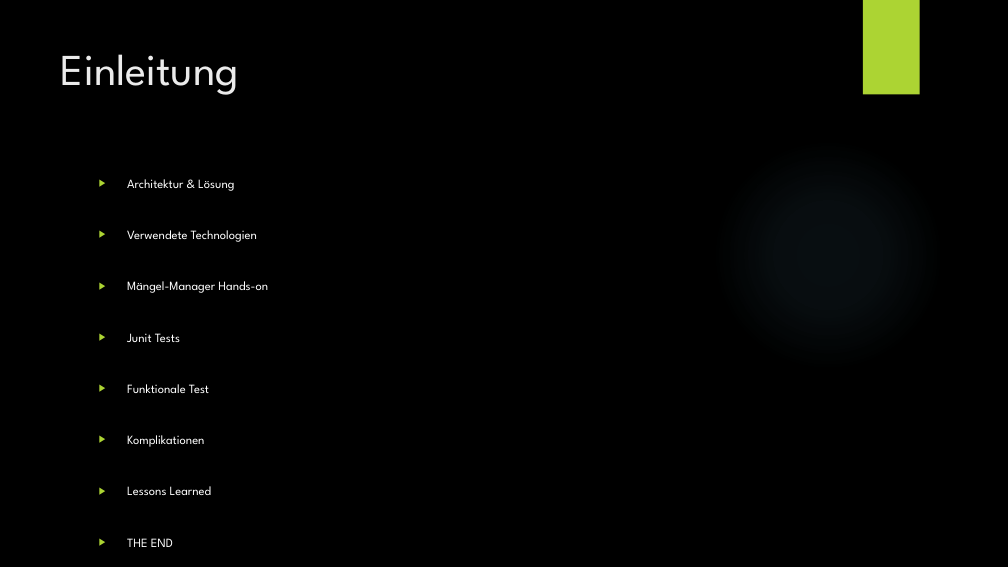
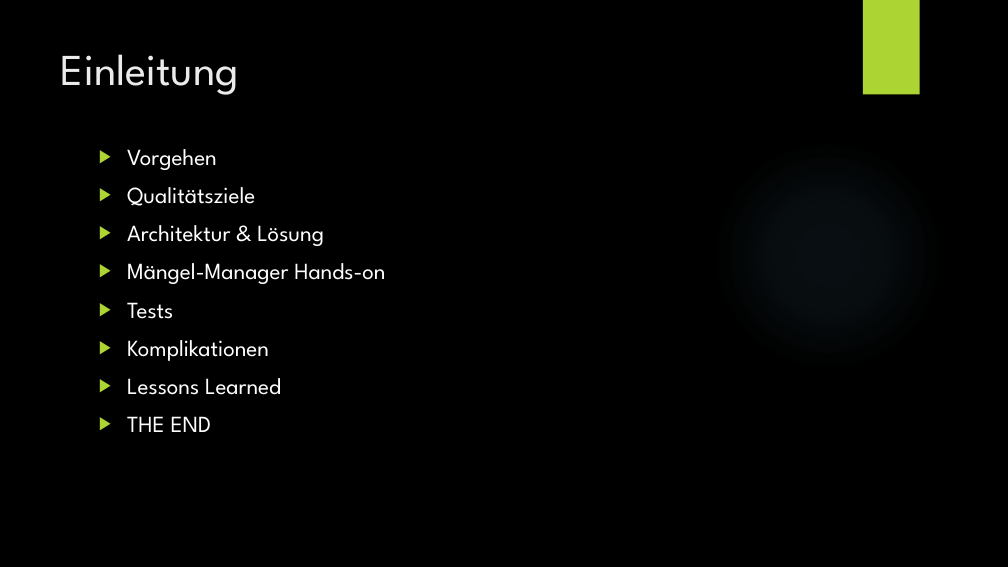
Before and after one commit to lucakuendig/INM21_Group_B, a slide deck: slide 3 of 06_Praesentation/Praesentation_Mangel_Manager.pptx (slide 2 before the commit). Drawn at 1008x567 pixels with LibreOffice and Linux fonts; fonts in the diff are those of the drawing; background and template pictures are left out. Boxes give left, top, right and bottom in pixels: in the first picture for what was removed or moved away, otherwise in the second. Text is boxed around its words. In the diff, an @@ line names an element or a change of style, - is before the commit and + after.

Commit message:
Update Präsentation + Aufteilung (Folie 2)

```diff
--- a/06_Praesentation/Praesentation_Mangel_Manager.pptx
+++ b/06_Praesentation/Praesentation_Mangel_Manager.pptx
@@ text at [127, 149, 255, 206]: paragraphs added @@
+▶ Vorgehen
+▶ Qualitätsziele
@@ text at [127, 230, 257, 242]: paragraph removed @@
-▶ Verwendete Technologien
@@ text at [127, 225, 385, 432]: size 12 to 22 pt in "Architektur & Lösung", "Mängel-Manager Hands-on", "Komplikationen", "Lessons Learned" and 1 more places @@
@@ text at [127, 302, 173, 319]: text changed; size 12 to 22 pt @@
-▶ Junit Tests
-▶ Funktionale Test
+▶ Tests
```
Also in this commit, not shown: 7 other slides changed, 5 slides added, 1 other file.
